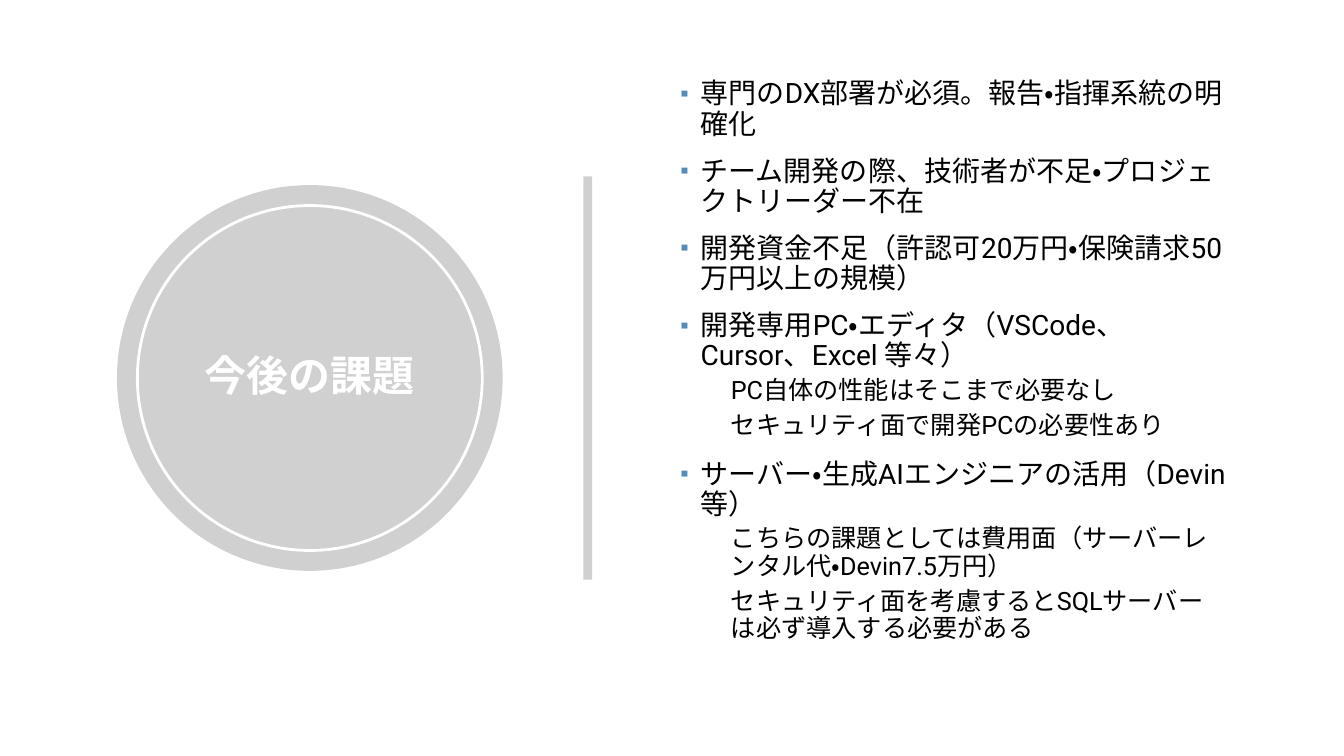
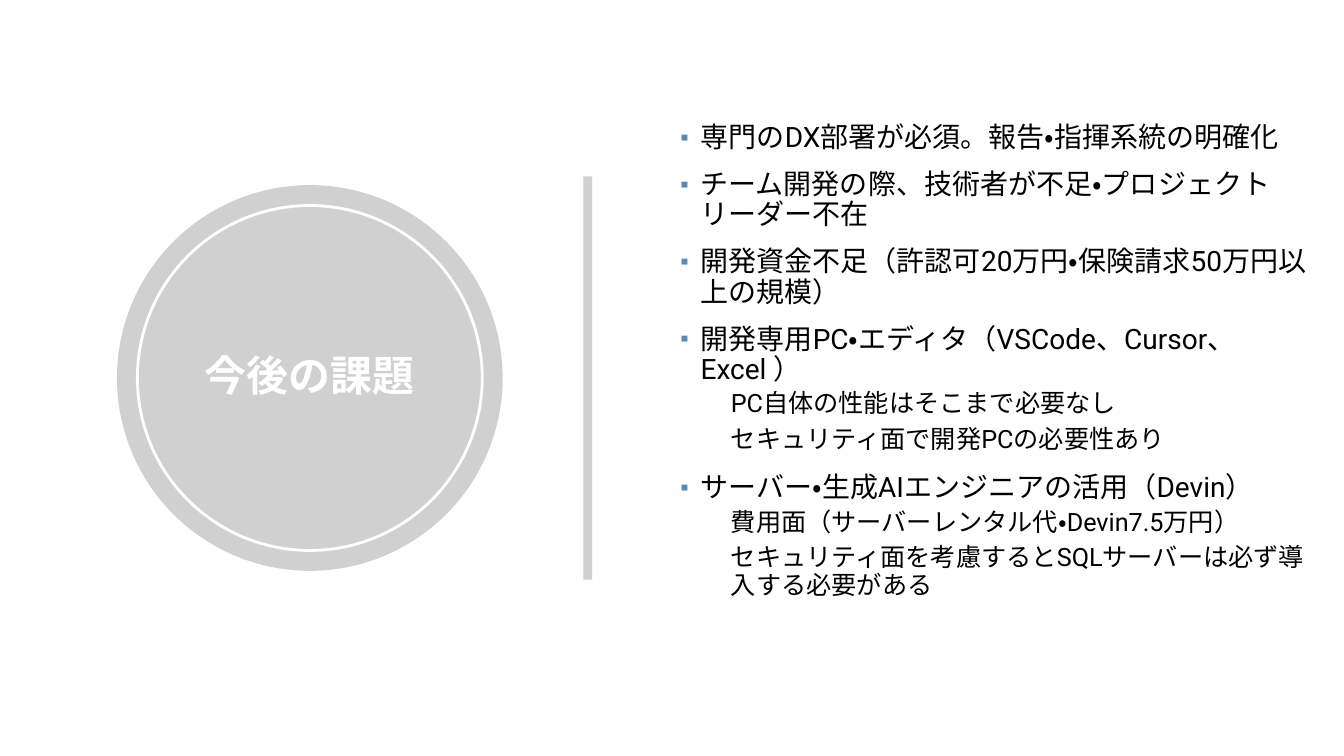
Before and after one commit to ravikla3575s/Devin-Workspace, a slide deck: slide 9 of InsuranceBillingReportGenerator/内製プログラミングによる業務効率化プレゼンテーション資料.pptx. Drawn at 1344x756 pixels with LibreOffice and Linux fonts; fonts in the diff are those of the drawing; grey boxes stand for pictures; background and template pictures are left out. Boxes give left, top, right and bottom in pixels: in the first picture for what was removed or moved away, otherwise in the second. Text is boxed around its words. In the diff, an @@ line names an element or a change of style, - is before the commit and + after.

```diff
--- a/InsuranceBillingReportGenerator/内製プログラミングによる業務効率化プレゼンテーション資料.pptx
+++ b/InsuranceBillingReportGenerator/内製プログラミングによる業務効率化プレゼンテーション資料.pptx
@@ text at bbox=[701, 325, 1236, 380]: text changed @@
-▪ 開発専用PC・エディタ（VSCode、Cursor、Excel 等々）
+▪ 開発専用PC・エディタ（VSCode、Cursor、Excel ）
@@ text at bbox=[701, 473, 1254, 534]: text changed @@
-▪ サーバー・生成AIエンジニアの活用（Devin等）
-  こちらの課題としては費用面（サーバーレンタル代・Devin7.5万円）
+▪ サーバー・生成AIエンジニアの活用（Devin）
+  費用面（サーバーレンタル代・Devin7.5万円）
```
Also in this commit, not shown: 3 other slides changed, 1 slide added.
